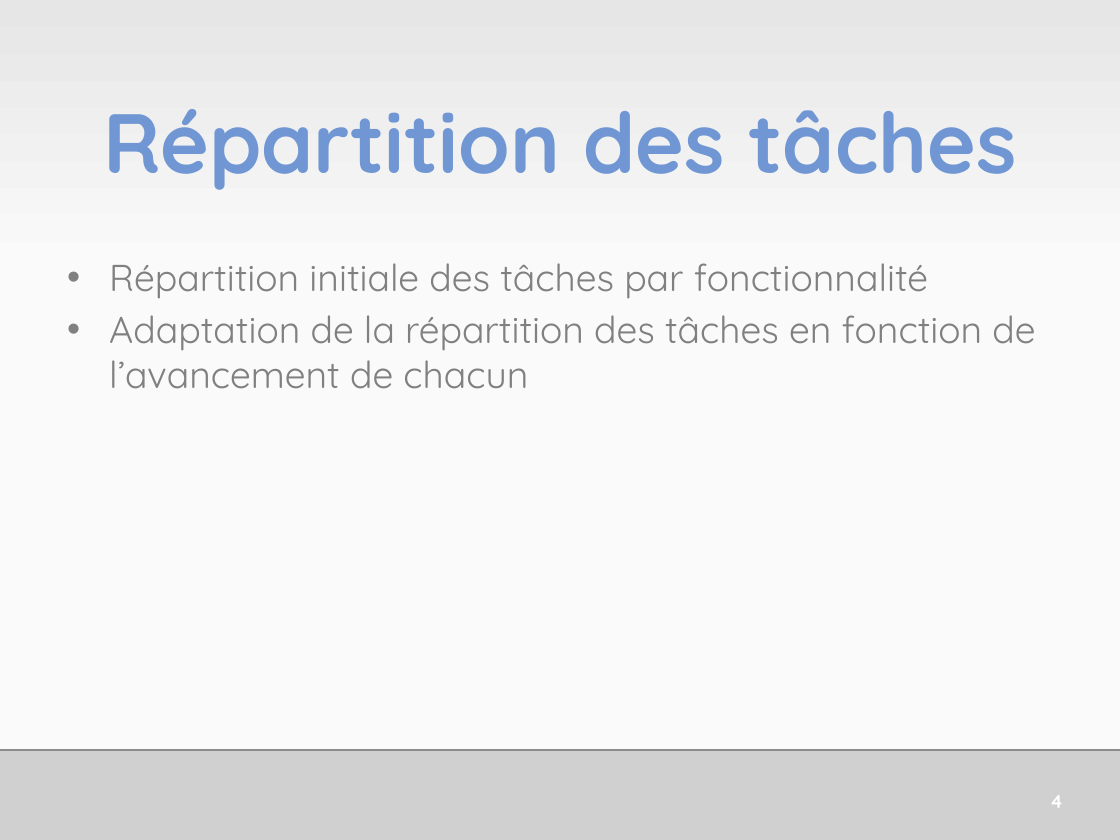
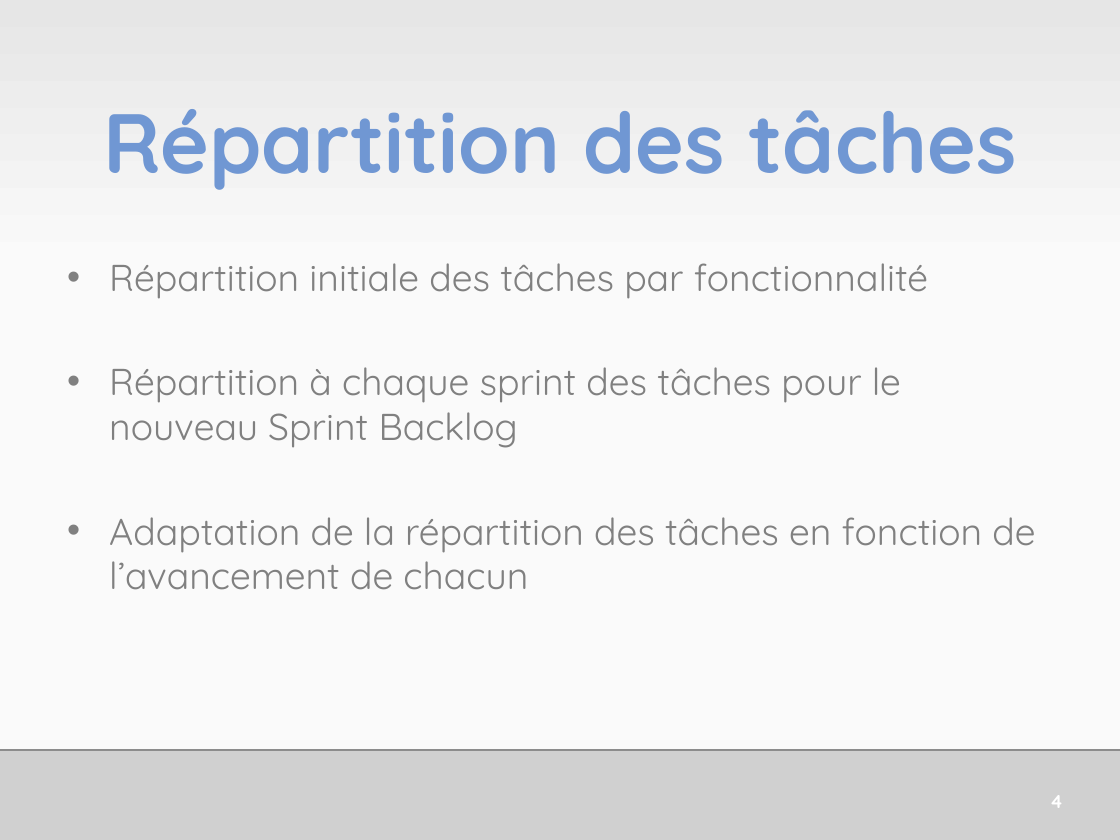
Before and after one commit to HE-ArcSurvivors/james-gouin-v1, a slide deck: slide 5 of Administration/JamesGouinSePresente.pptx. Drawn at 1120x840 pixels with LibreOffice and Linux fonts; fonts in the diff are those of the drawing; grey boxes stand for pictures. Boxes give left, top, right and bottom in pixels: in the first picture for what was removed or moved away, otherwise in the second. Text is boxed around its words. In the diff, an @@ line names an element or a change of style, - is before the commit and + after.

```diff
--- a/Administration/JamesGouinSePresente.pptx
+++ b/Administration/JamesGouinSePresente.pptx
@@ text at box(109, 367, 901, 448): paragraph added @@
+• Répartition à chaque sprint des tâches pour le nouveau Sprint Backlog
```
Also in this commit, not shown: 2 other slides changed.
